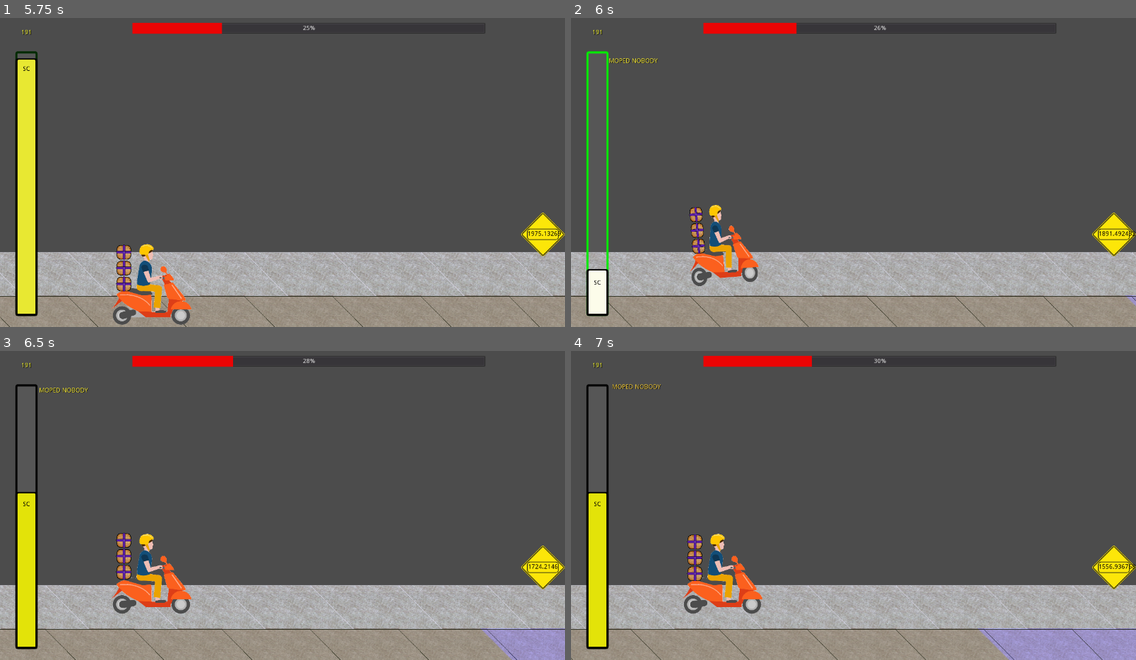
Above: before the commit, frames 1-4 (two rows, left to right).
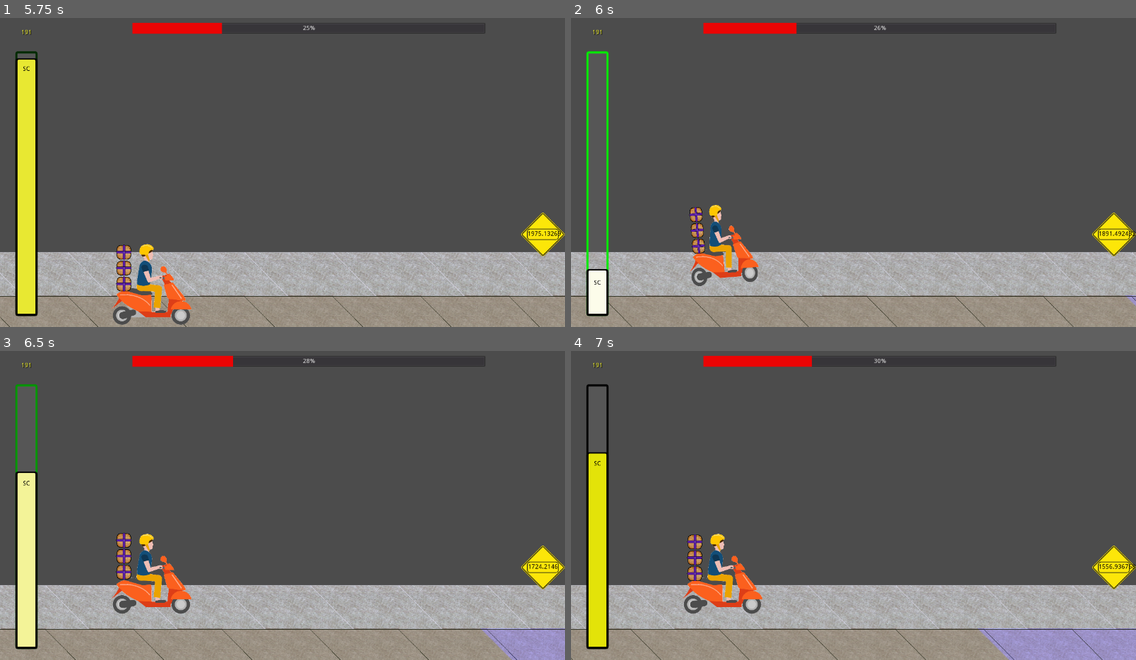
Above: after the commit, the same moments.

Repository: Anatolij-Grigorjev/MopedRebelGO
Game: Godot game, scene res://stages/test/test_stage.tscn
Two runs of this game, one before a commit and one after it. Both use one fixed random seed, a clock stepped at 60 frames per second and the inputs below.
Inputs:
- Up to frame 1 (5.75 s): hold W (swerve_up) 0.53-1.28 s; hold S (swerve_down) 1.28-2.03 s; hold W (swerve_up) 2.03-3.53 s; hold S (swerve_down) from 3.53 s (still down); tap K (debug2) at 4.15 s
- Up to frame 2 (6 s): release S (swerve_down) at 5.78 s; hold W (swerve_up) from 5.78 s (still down)
- Up to frame 3 (6.5 s): keep holding W (swerve_up)
- Up to frame 4 (7 s): keep holding W (swerve_up)

Frame 1 is identical in both runs. In frame 2, less than 0.1% of the frame differs, in the area x 6-16%, y 13-15%; in frame 3, 2.2%, in the area x 2-16%, y 10-96%; in frame 4, 0.6%.
Error in both runs: Invalid get index '-1' (on base: 'Array'). (res://utils/logger.gd:103)

Commit message:
Add slowmo centered level up effect

Diff:
--- a/game/gui/hud_control.gd
+++ b/game/gui/hud_control.gd
@@ -6,6 +6,8 @@
 """
 var Logger : Resource = preload("res://utils/logger.gd")
 var WarningObstacle : Resource = preload("res://gui/WarningIconObstacle.tscn")
+var LevelUpText : Resource = preload("res://gui/level_up_text.tscn")
+
 
 """
 Range in which moped should see warning icons about upcoming obstacles
@@ -64,11 +66,11 @@
 		#level up!
 		State.next_street_cred_level_idx += 1
 		if (next_sc_level_info.has("level_sc")):
+			_add_level_up_label(next_sc_level_info.name)
 			sc_progress.grow_progress_next_level(
 				new_total,
 				next_sc_level_info.req_sc,
-				next_sc_level_info.level_sc,
-				next_sc_level_info.name
+				next_sc_level_info.level_sc
 			)
 		else:
 			new_total = MAX_SC_POINTS
@@ -76,13 +78,29 @@
 			sc_progress.grow_progress_next_level(
 				MAX_SC_POINTS,
 				0,
-				MAX_SC_POINTS,
-				next_sc_level_info.name
+				MAX_SC_POINTS
 			)
 	else:
 		sc_progress.grow_progress_local(new_total)
 	State.current_street_scred = new_total
 	_update_sc_label()
+
+
+func _add_level_up_label(level_up_text : String) -> void:
+	#wait until levelup condition submitted
+	yield(sc_progress, "progress_bar_filled")
+	#create a happy label thing
+	var level_up_node : Control = LevelUpText.instance()
+	var level_up_node_label_node : Label = level_up_node.get_node("LevelText")
+	level_up_node_label_node.text = level_up_text
+	level_up_node.rect_rotation = 0
+	level_up_node.rect_scale = Vector2(2.0, 2.0)
+	level_up_node.rect_position = get_viewport_rect().size / 2 - level_up_node.rect_size / 2
+	add_child(level_up_node)
+
+	Engine.time_scale = 0.5
+	yield(level_up_node, "tree_exiting")
+	Engine.time_scale = 1.0
 
 
 func set_stage_progress(distance_covered: float) -> void:
--- a/game/gui/level_up_text.tscn
+++ b/game/gui/level_up_text.tscn
@@ -1,7 +1,24 @@
-[gd_scene load_steps=3 format=2]
+[gd_scene load_steps=4 format=2]
 
-[sub_resource type="Animation" id=1]
-resource_name = "text_flicker"
+[sub_resource type="StyleBoxFlat" id=1]
+content_margin_left = 0.0
+content_margin_right = 0.0
+content_margin_top = 0.0
+content_margin_bottom = 0.0
+bg_color = Color( 0, 0, 0, 1 )
+border_width_left = 2
+border_width_top = 2
+border_width_right = 2
+border_width_bottom = 2
+border_color = Color( 0.921569, 0.94902, 0.0627451, 1 )
+border_blend = true
+corner_radius_top_left = 10
+corner_radius_top_right = 10
+corner_radius_bottom_right = 10
+corner_radius_bottom_left = 10
+shadow_size = 5
+
+[sub_resource type="Animation" id=2]
 length = 0.4
 loop = true
 step = 0.05
@@ -18,9 +35,7 @@
 "values": [ Color( 0.901961, 0.701961, 0.223529, 1 ), Color( 1, 1, 0.196078, 1 ), Color( 0.901961, 0.701961, 0.223529, 1 ) ]
 }
 
-[sub_resource type="Animation" id=2]
-resource_name = "text_travel"
-length = 1.5
+[sub_resource type="Animation" id=3]
 tracks/0/type = "value"
 tracks/0/path = NodePath("LevelText:rect_position")
 tracks/0/interp = 1
@@ -28,10 +43,10 @@
 tracks/0/imported = false
 tracks/0/enabled = true
 tracks/0/keys = {
-"times": PoolRealArray( 0, 1.5 ),
+"times": PoolRealArray( 0, 1 ),
 "transitions": PoolRealArray( 1, 1 ),
 "update": 0,
-"values": [ Vector2( 0, 0 ), Vector2( 10, -25 ) ]
+"values": [ Vector2( 0, 0 ), Vector2( 0, -25 ) ]
 }
 tracks/1/type = "animation"
 tracks/1/path = NodePath("LevelText/AnimationPlayer")
@@ -50,7 +65,7 @@
 tracks/2/imported = false
 tracks/2/enabled = true
 tracks/2/keys = {
-"times": PoolRealArray( 1.5 ),
+"times": PoolRealArray( 1 ),
 "transitions": PoolRealArray( 1 ),
 "values": [ {
 "args": [  ],
@@ -61,9 +76,11 @@
 [node name="LevelUpText" type="Control"]
 
 [node name="LevelText" type="Label" parent="."]
+margin_top = -25.0
 margin_right = 100.0
-margin_bottom = 50.0
-custom_colors/font_color = Color( 0.901961, 0.701961, 0.223529, 1 )
+margin_bottom = 25.0
+custom_styles/normal = SubResource( 1 )
+custom_colors/font_color = Color( 1, 1, 0.196078, 1 )
 custom_colors/font_color_shadow = Color( 0, 0, 0, 1 )
 text = "NEW MOPED!"
 align = 1
@@ -72,8 +89,9 @@
 
 [node name="AnimationPlayer" type="AnimationPlayer" parent="LevelText"]
 autoplay = "text_flicker"
-anims/text_flicker = SubResource( 1 )
+anims/text_flicker = SubResource( 2 )
 
 [node name="AnimationPlayer" type="AnimationPlayer" parent="."]
 autoplay = "text_travel"
-anims/text_travel = SubResource( 2 )
+playback_speed = 2.0
+anims/text_travel = SubResource( 3 )
--- a/game/gui/street_cred_progress_bar.gd
+++ b/game/gui/street_cred_progress_bar.gd
@@ -8,7 +8,9 @@
 remain just inside prgress bar progress section, (unless at bar bottom)
 """
 var Logger : Resource = preload("res://utils/logger.gd")
-var LevelUpText : Resource = preload("res://gui/level_up_text.tscn")
+
+
+signal progress_bar_filled
 
 
 const PROGRESS_ALTER_VELOCITY_SEC = 0.5
@@ -35,10 +37,9 @@
 		LOG.debug("set new bar value {}", [new_value])
 		grow_progress_local(new_value)
 	if (Input.is_action_just_pressed("debug2")):
-		var new_text : String = C.MR_STREET_CRED_LEVELS[randi() % 6].name
 		var new_value : int = max_value + randf() * max_value
 		LOG.debug("set new bar value {}", [new_value])
-		grow_progress_next_level(new_value, max_value, max_value * 2, new_text)
+		grow_progress_next_level(new_value, max_value, max_value * 2)
 
 
 func _ready():
@@ -125,19 +126,13 @@
 """
 func grow_progress_next_level(new_progress: int,
 								new_min: int,
-								new_max: int,
-								level_up_text: String
+								new_max: int
 ) -> void:
 	var prev_progress_max := max_value
 	#grow current progress to end
 	yield(grow_progress_local(prev_progress_max), "completed")
-	#create a happy label thing
-	var level_up_node : Control = LevelUpText.instance()
-	var level_up_node_label_node : Label = level_up_node.get_node("LevelText")
-	level_up_node_label_node.text = level_up_text
-	level_up_node.rect_rotation = 90
-	level_up_node.rect_position = rect_size
-	add_child(level_up_node)
+	#inform about full progress bar
+	emit_signal("progress_bar_filled")
 	#change current bar
 	_set_current_progress_ranges(prev_progress_max, new_min, new_max)
 	#do rest of growth
--- a/game/gui/street_cred_progress_bar.tscn
+++ b/game/gui/street_cred_progress_bar.tscn
@@ -57,8 +57,7 @@
 "values": [ Color( 0, 0, 0, 1 ), Color( 1, 0, 0, 1 ), Color( 0, 0, 0, 1 ) ]
 }
 
-[sub_resource type="Animation" id=3]
-resource_name = "bar_rise_flicker"
+[sub_resource type="Animation" id=4]
 length = 0.4
 loop = true
 step = 0.05
@@ -117,5 +116,5 @@
 [node name="BarGrower" type="Tween" parent="."]
 
 [node name="AnimationPlayer" type="AnimationPlayer" parent="."]
-anims/bar_reduce_flicker = SubResource( 4 )
-anims/bar_rise_flicker = SubResource( 3 )
+anims/bar_reduce_flicker = SubResource( 3 )
+anims/bar_rise_flicker = SubResource( 4 )
Not shown: 1 places in game/gui/street_cred_progress_bar.tscn that only renumber resources
